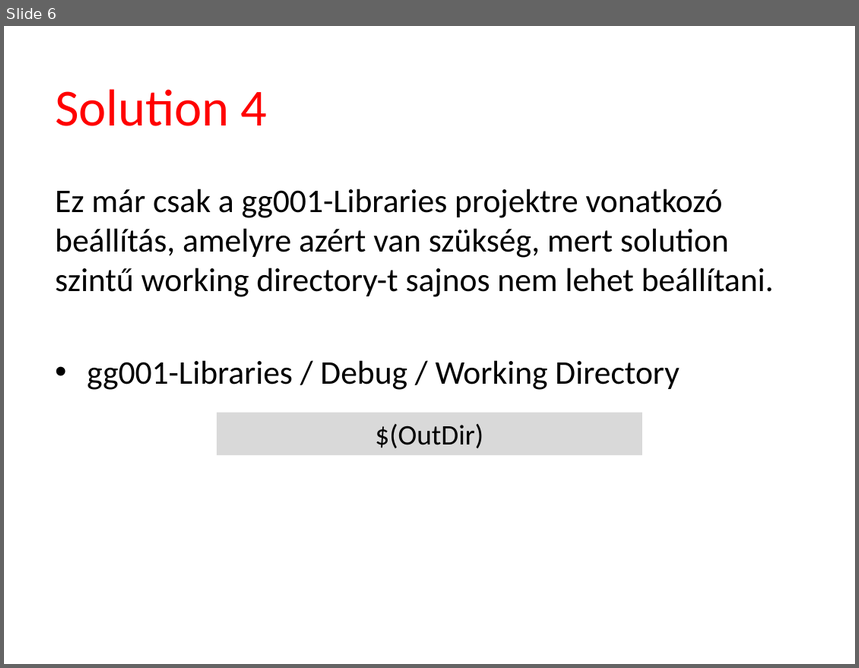
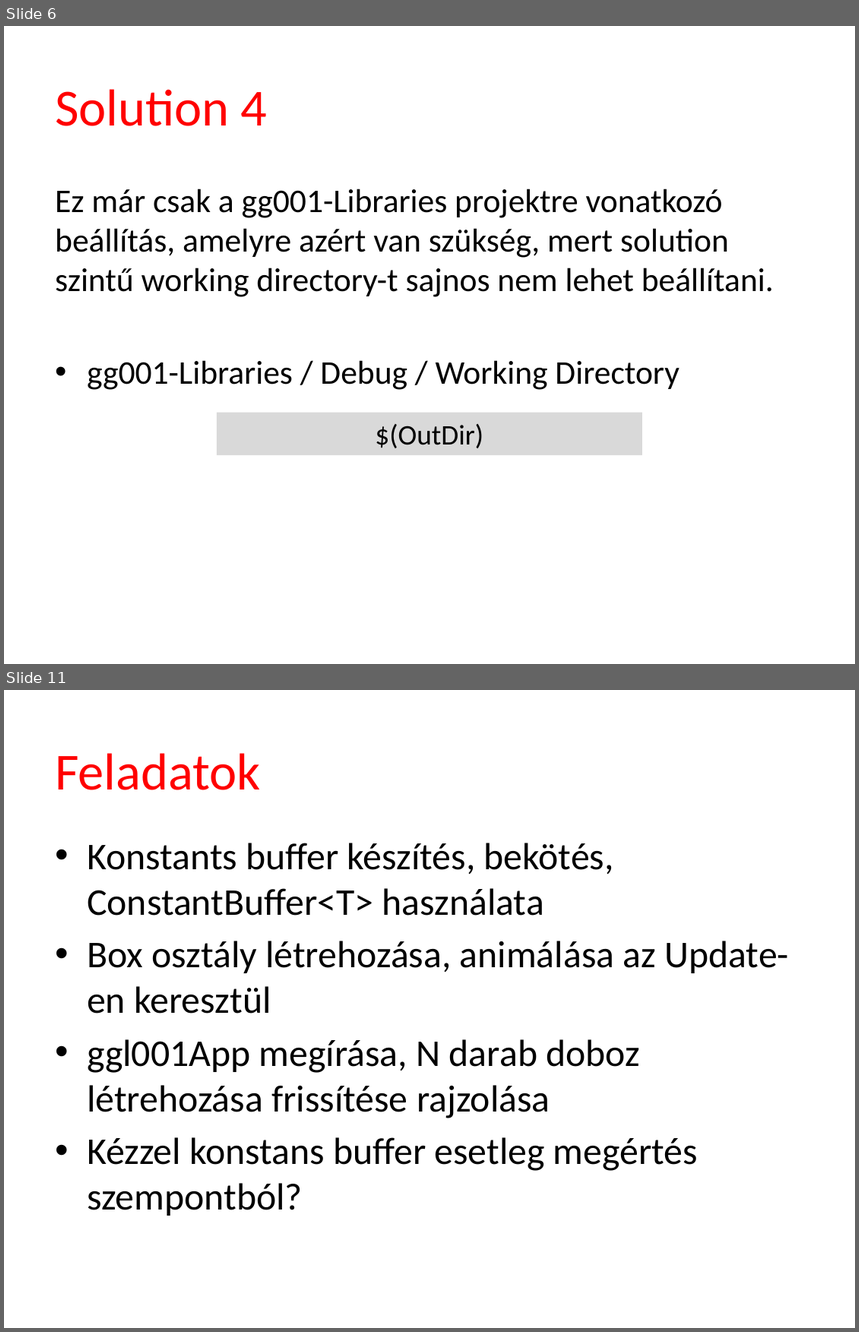
Before and after one commit to tyekx/dx12, a slide deck: Slides/gg001-Libraries.pptx. Shown one above the other, each under a label of ours: slide 6 before the commit, slides 6 and 11 after it; the slides between them are not shown. The pictures are 859x668 and 859x1332 pixels, drawn with LibreOffice and Linux fonts; fonts in the diff are those of the drawing; background and template pictures are left out. Boxes give left, top, right and bottom in pixels: in the first picture for what was removed or moved away, otherwise in the second. Text is boxed around its words. In the diff, an @@ line names an element or a change of style, - is before the commit and + after.

```diff
--- a/Slides/gg001-Libraries.pptx
+++ b/Slides/gg001-Libraries.pptx
@@ slide 11 added at bbox=[4, 690, 855, 1328], background #FFFFFF @@
@@ title added at bbox=[55, 753, 260, 790], 44 pt, text #FF0000 @@
+Feladatok
@@ text added at bbox=[87, 843, 789, 1216], 32 pt, text #000000 @@
+• Konstants buffer készítés, bekötés, ConstantBuffer<T> használata
+• Box osztály létrehozása, animálása az Update-en keresztül
+• ggl001App megírása, N darab doboz létrehozása frissítése rajzolása
+• Kézzel konstans buffer esetleg megértés szempontból?
```
Also in this commit, not shown: 2 slides changed, 2 other slides added, 5 other files.
